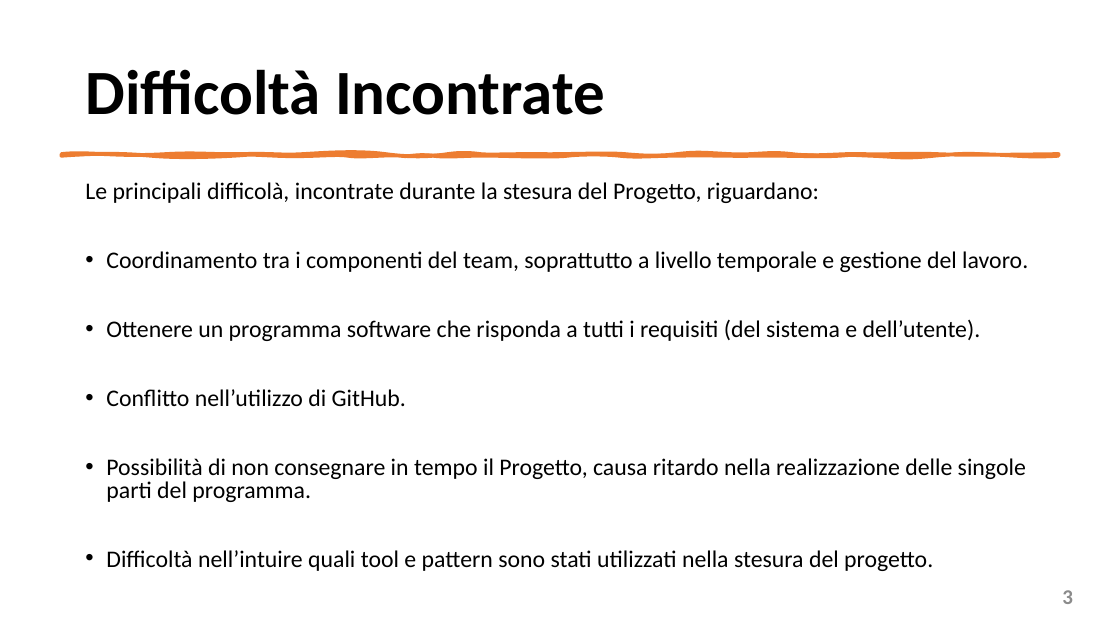
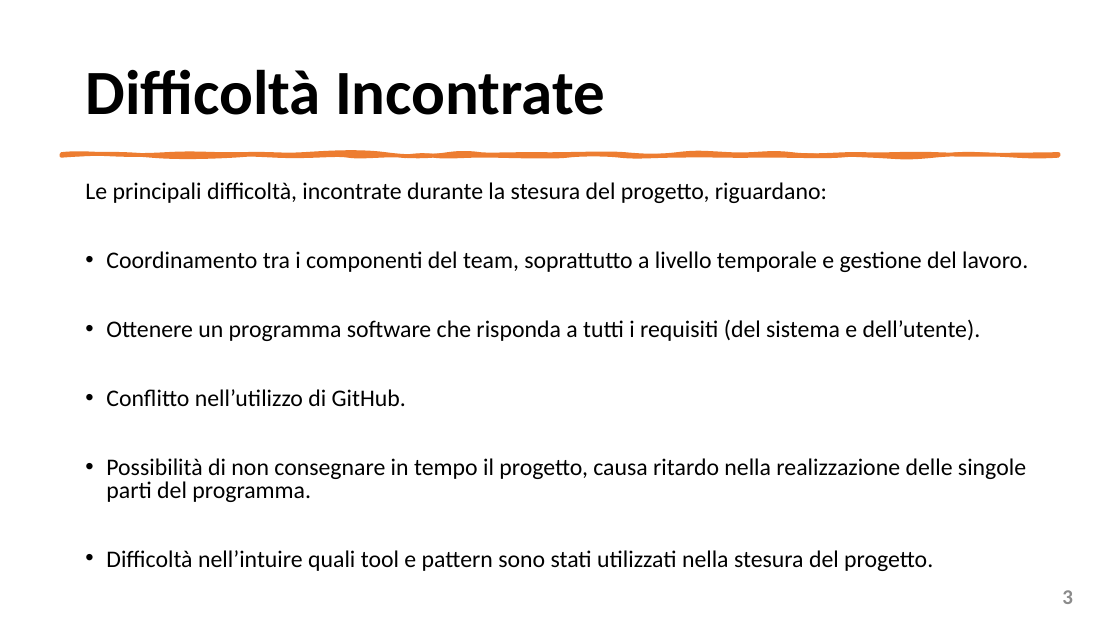
Before and after one commit to mangilimatteo/Progetto_Ingegneria_Software_Cattaneo_Mangili_Saini, a slide deck: slide 3 of Presentazione/Presentazione_Progetto.pptx. Drawn at 1120x630 pixels with LibreOffice and Linux fonts; fonts in the diff are those of the drawing. Boxes give left, top, right and bottom in pixels: in the first picture for what was removed or moved away, otherwise in the second. Text is boxed around its words. In the diff, an @@ line names an element or a change of style, - is before the commit and + after.

```diff
--- a/Presentazione/Presentazione_Progetto.pptx
+++ b/Presentazione/Presentazione_Progetto.pptx
@@ text at bbox=[85, 182, 827, 203]: text changed @@
-Le principali difficolà, incontrate durante la stesura del Progetto, riguardano:
+Le principali difficoltà, incontrate durante la stesura del progetto, riguardano:
@@ text at bbox=[106, 458, 1026, 502]: text changed @@
-• Possibilità di non consegnare in tempo il Progetto, causa ritardo nella realizzazione delle singole parti del programma.
+• Possibilità di non consegnare in tempo il progetto, causa ritardo nella realizzazione delle singole parti del programma.
```
Also in this commit, not shown: 10 other slides changed, 1 other file.
